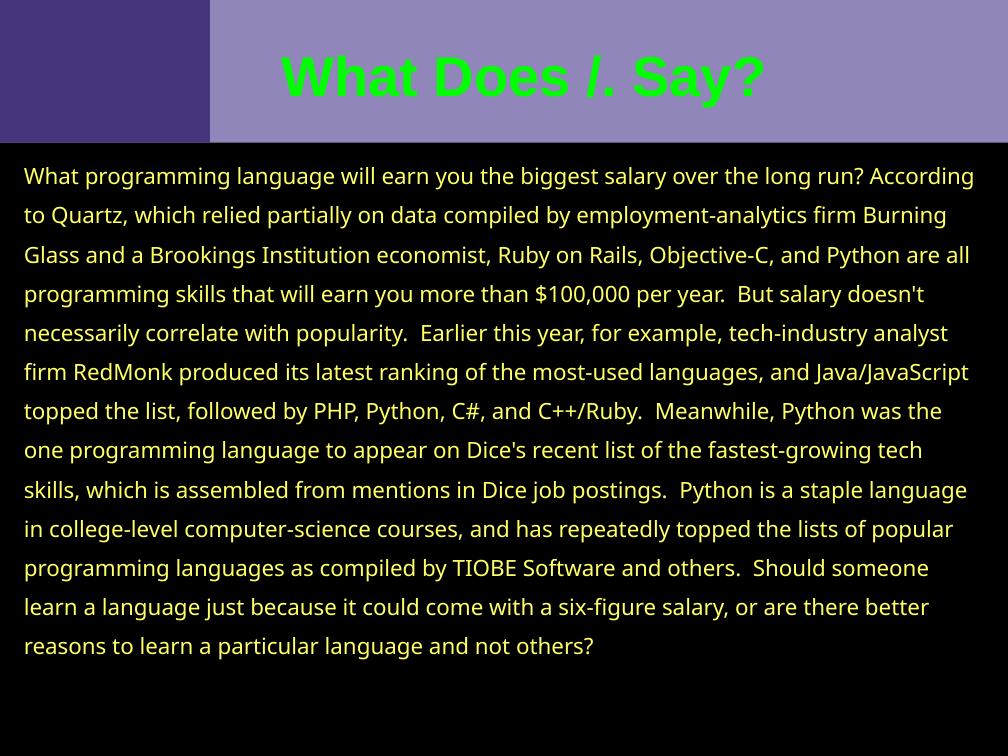
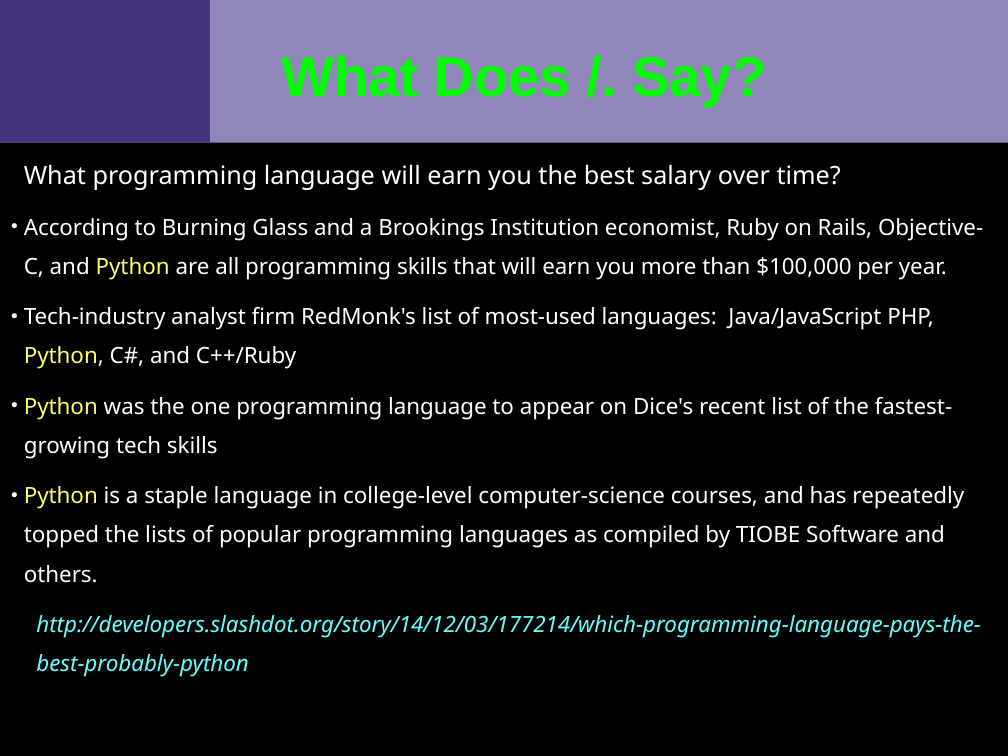
Before and after one commit to VCTLabs/swfk-python-intro, a slide deck: slide 8 of course_materials/slides/slideset1_beginning_python2_dev_SWFK.odp. Drawn at 1008x756 pixels with LibreOffice and Linux fonts; fonts in the diff are those of the drawing; background and template pictures are left out. Boxes give left, top, right and bottom in pixels: in the first picture for what was removed or moved away, otherwise in the second. Text is boxed around its words. In the diff, an @@ line names an element or a change of style, - is before the commit and + after.

```diff
--- a/course_materials/slides/slideset1_beginning_python2_dev_SWFK.odp
+++ b/course_materials/slides/slideset1_beginning_python2_dev_SWFK.odp
@@ text at [24, 165, 983, 677]: text changed; text colour #FFFF66 to #FFFFFF @@
-What programming language will earn you the biggest salary over the long run? According to Quartz, which relied partially on data compiled by employment-analytics firm Burning Glass and a Brookings Institution economist, Ruby on Rails, Objective-C, and Python are all programming skills that will earn you more than $100,000 per year. But salary doesn't necessarily correlate with popularity. Earlier this year, for example, tech-industry analyst firm RedMonk produced its latest ranking of the most-used languages, and Java/JavaScript topped the list, followed by PHP, Python, C#, and C++/Ruby. Meanwhile, Python was the one programming language to appear on Dice's recent list of the fastest-growing tech skills, which is assembled from mentions in Dice job postings. Python is a staple language in college-level computer-science courses, and has repeatedly topped the lists of popular programming languages as compiled by TIOBE Software and others. Should someone learn a language just because it could come with a six-figure salary, or are there better reasons to learn a particular language and not others?
+What programming language will earn you the best salary over time?
+• According to Burning Glass and a Brookings Institution economist, Ruby on Rails, Objective-C, and Python are all programming skills that will earn you more than $100,000 per year.
+• Tech-industry analyst firm RedMonk's list of most-used languages: Java/JavaScript PHP, Python, C#, and C++/Ruby
+• Python was the one programming language to appear on Dice's recent list of the fastest-growing tech skills
+• Python is a staple language in college-level computer-science courses, and has repeatedly topped the lists of popular programming languages as compiled by TIOBE Software and others.
+http://developers.slashdot.org/story/14/12/03/177214/which-programming-language-pays-the-best-probably-python
```
Also in this commit, not shown: 3 other slides changed, 1 other file.
